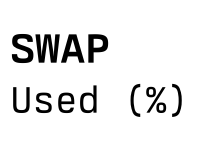
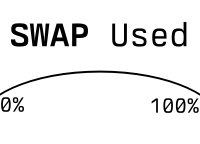
Revision of a layered 200px x 144px image; what changed, layer by layer:
pixels changed over (0, 21, 200, 117) (layer not identified)
